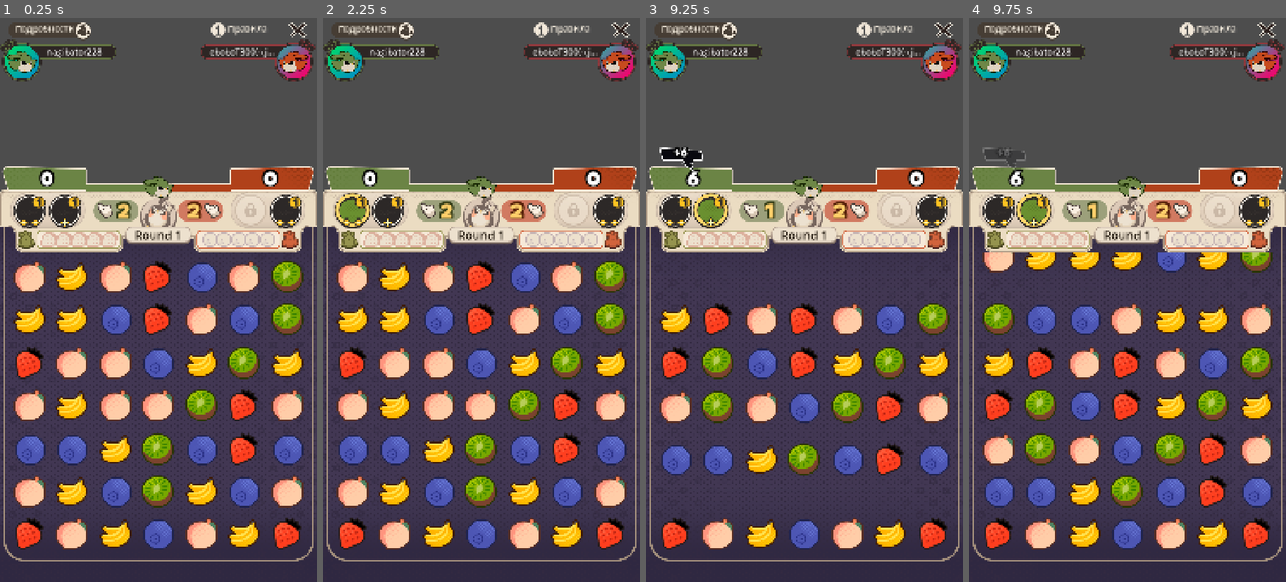
Above: before the commit, frames 1-4 (left to right).
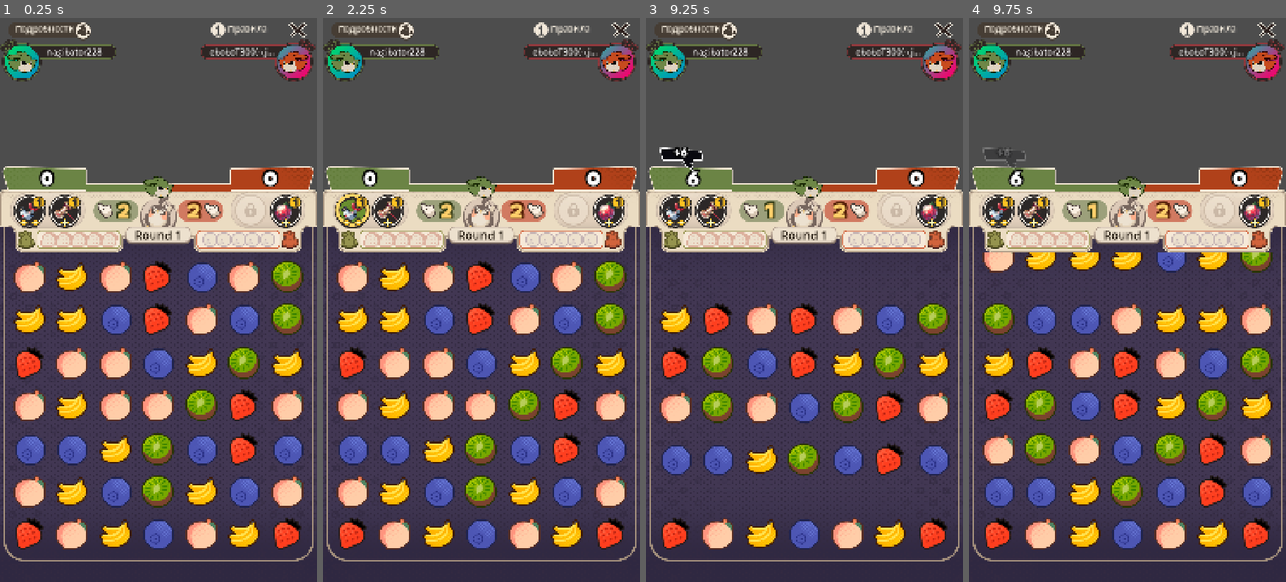
Above: after the commit, the same moments.

Repository: kakachaDev/origami-battle-godot
Game: Godot game, scene res://Assets/Scenes/game.tscn
Two runs of this game, one before a commit and one after it. Both use one fixed random seed, a clock stepped at 60 frames per second and the inputs below.
Inputs (mouse positions are in pixels of both pictures, inside the frame that each line leads up to):
- Up to frame 1 (0.25 s): no input
- Up to frame 2 (2.25 s): click "Правила" at 0.5 s; click "Подробности" at 1.25 s; click (354, 209) at 2.02 s
- Up to frame 3 (9.25 s): click "Правила" at 2.75 s; click "Подробности" at 3.5 s; click (677, 209) at 4.27 s; click "Правила" at 5 s; click "Подробности" at 5.75 s; click (677, 209) at 6.52 s; tap Enter at 7.25 s; drag from (804, 407) to (836, 175) at 7.27 s; drag from (899, 384) to (788, 412) at 8.02 s; move the mouse to (709, 215) at 8.77 s; click (709, 215) at 8.92 s
- Up to frame 4 (9.75 s): drag from (1143, 300) to (1032, 215) at 9.52 s

The runs differ from the first frame. In frame 1, 0.3% of the frame differs, in the area x 5-94%, y 32-38%; in frame 2, 0.4%; in frame 3, 0.7%, in the area x 5-94%, y 31-38%; in frame 4, 0.7%.

Commit message:
Fix active skill UX: button untoggle, opponent lockout, icons, activate-modifiers skill
1. Button untoggles immediately on activation (skill_targeting_changed(false)
   emitted at start of _execute_skill, before any animation await)
2. Opponent's skill buttons use MOUSE_FILTER_IGNORE so clicks don't register
   at all; filter updates on each turn change via _update_skill_button_interaction
3. Hand icon → DestroyType, Hammer40k icon → DestroyLines, Sphere icon → ActivateModifiers
4. Right player gets SkillEffectActivateModifiers: triggers all bomb modifiers
   currently on the board (chains through _expand_bomb_chain)

Co-Authored-By: Claude Sonnet 4.6 <noreply@anthropic.com>

Diff:
--- /dev/null
+++ b/Assets/Resources/Skills/ActivateModifiers.tres
@@ -0,0 +1,15 @@
+[gd_resource type="Resource" load_steps=4 format=3 uid="uid://dskillactivatemods"]
+
+[ext_resource type="Script" path="res://Assets/Scripts/SkillData.gd" id="1_skilldata"]
+[ext_resource type="Script" path="res://Assets/Scripts/Effects/SkillEffectActivateModifiers.gd" id="2_effect"]
+[ext_resource type="Texture2D" path="res://Assets/Sprites/Skills/SkillIcons/Sphere.png" id="3_icon"]
+
+[sub_resource type="Resource" id="Resource_effect"]
+script = ExtResource("2_effect")
+
+[resource]
+script = ExtResource("1_skilldata")
+skill_name = "Activate Modifiers"
+description = "Triggers all bomb modifiers currently on the board."
+icon = ExtResource("3_icon")
+skill_effect = SubResource("Resource_effect")
--- a/Assets/Resources/Skills/DestroyLines.tres
+++ b/Assets/Resources/Skills/DestroyLines.tres
@@ -1,7 +1,8 @@
-[gd_resource type="Resource" load_steps=3 format=3 uid="uid://dskilldestroylines"]
+[gd_resource type="Resource" load_steps=4 format=3 uid="uid://dskilldestroylines"]
 
 [ext_resource type="Script" path="res://Assets/Scripts/SkillData.gd" id="1_skilldata"]
 [ext_resource type="Script" path="res://Assets/Scripts/Effects/SkillEffectDestroyLines.gd" id="2_effect"]
+[ext_resource type="Texture2D" path="res://Assets/Sprites/Skills/SkillIcons/Hammer40k.png" id="3_icon"]
 
 [sub_resource type="Resource" id="Resource_effect"]
 script = ExtResource("2_effect")
@@ -10,4 +11,5 @@
 script = ExtResource("1_skilldata")
 skill_name = "Destroy Lines"
 description = "Destroys 2/3/4 random rows or columns based on rank."
+icon = ExtResource("3_icon")
 skill_effect = SubResource("Resource_effect")
--- a/Assets/Resources/Skills/DestroyType.tres
+++ b/Assets/Resources/Skills/DestroyType.tres
@@ -1,7 +1,8 @@
-[gd_resource type="Resource" load_steps=3 format=3 uid="uid://dskilldestroytype"]
+[gd_resource type="Resource" load_steps=4 format=3 uid="uid://dskilldestroytype"]
 
 [ext_resource type="Script" path="res://Assets/Scripts/SkillData.gd" id="1_skilldata"]
 [ext_resource type="Script" path="res://Assets/Scripts/Effects/SkillEffectDestroyType.gd" id="2_effect"]
+[ext_resource type="Texture2D" path="res://Assets/Sprites/Skills/SkillIcons/Hand.png" id="3_icon"]
 
 [sub_resource type="Resource" id="Resource_effect"]
 script = ExtResource("2_effect")
@@ -11,4 +12,5 @@
 script = ExtResource("1_skilldata")
 skill_name = "Destroy Type"
 description = "Destroys all gems of the selected type. Rank 2: spreads modifier first. Rank 3: Applebomb destroys all."
+icon = ExtResource("3_icon")
 skill_effect = SubResource("Resource_effect")
--- /dev/null
+++ b/Assets/Scripts/Effects/SkillEffectActivateModifiers.gd
@@ -0,0 +1,11 @@
+@tool
+class_name SkillEffectActivateModifiers
+extends SkillEffect
+
+func get_targets(board: BoardState, _origin: Vector2i, _rank: int) -> Array[Vector2i]:
+	var result: Array[Vector2i] = []
+	for row in BoardState.ROWS:
+		for col in BoardState.COLS:
+			if board.get_modifier(row, col) != BoardState.MOD_NONE:
+				result.append(Vector2i(row, col))
+	return result
--- a/Assets/Scripts/GameBoard.gd
+++ b/Assets/Scripts/GameBoard.gd
@@ -507,6 +507,9 @@
 # ── Skill Execution ───────────────────────────────────────────────────────────
 
 func _execute_skill(effect: SkillEffect, origin: Vector2i, rank: int) -> void:
+	_skill_targeting = false
+	skill_targeting_changed.emit(false)
+
 	_event_queue.clear()
 	_move_match_count = 0
 
@@ -523,8 +526,6 @@
 		await _play_event_queue()
 
 	_busy = false
-	_skill_targeting = false
-	skill_targeting_changed.emit(false)
 
 # ── Helpers ───────────────────────────────────────────────────────────────────
 
--- a/Assets/Scripts/GameUI.gd
+++ b/Assets/Scripts/GameUI.gd
@@ -3,6 +3,7 @@
 
 const _SKILL_DESTROY_TYPE: SkillData = preload("res://Assets/Resources/Skills/DestroyType.tres")
 const _SKILL_DESTROY_LINES: SkillData = preload("res://Assets/Resources/Skills/DestroyLines.tres")
+const _SKILL_ACTIVATE_MODS: SkillData = preload("res://Assets/Resources/Skills/ActivateModifiers.tres")
 
 @export var passive_stack_resources: Array[PassiveStackData] = []
 
@@ -46,9 +47,11 @@
 	_l_skill2.skill_data = _SKILL_DESTROY_LINES
 	_l_skill2.rank = 1
 	_l_skill2.count = 1
-	_r_skill1.skill_data = _SKILL_DESTROY_LINES
-	_r_skill1.rank = 2
+	_r_skill1.skill_data = _SKILL_ACTIVATE_MODS
+	_r_skill1.rank = 1
 	_r_skill1.count = 1
+
+	_update_skill_button_interaction()
 
 	_l_skill1.pressed.connect(func(): _on_skill_pressed(_l_skill1, GameManager.LEFT))
 	_l_skill2.pressed.connect(func(): _on_skill_pressed(_l_skill2, GameManager.LEFT))
@@ -69,6 +72,7 @@
 	_l_turns.text = str(l_moves)
 	_r_turns.text = str(r_moves)
 	_current_player = player
+	_update_skill_button_interaction()
 	if _manager.total_rounds > 0:
 		_turn_label.text = "Round %d/%d" % [round, _manager.total_rounds]
 	else:
@@ -111,13 +115,17 @@
 				_board.passive_fire_completed.emit()
 		)
 
+func _update_skill_button_interaction() -> void:
+	var l_active := _current_player == GameManager.LEFT
+	_l_skill1.mouse_filter = Control.MOUSE_FILTER_STOP if l_active else Control.MOUSE_FILTER_IGNORE
+	_l_skill2.mouse_filter = Control.MOUSE_FILTER_STOP if l_active else Control.MOUSE_FILTER_IGNORE
+	_r_skill1.mouse_filter = Control.MOUSE_FILTER_STOP if not l_active else Control.MOUSE_FILTER_IGNORE
+
 func _on_skill_pressed(button: ActiveSkillBase, player: int) -> void:
 	if _board.is_busy or player != _current_player:
-		button.button_pressed = false
 		return
 	var effect := button.skill_data.skill_effect as SkillEffect if button.skill_data else null
 	if effect == null:
-		button.button_pressed = false
 		return
 	if _selected_skill == button:
 		_selected_skill = null
Not shown, added: Assets/Scripts/Effects/SkillEffectActivateModifiers.gd.uid
